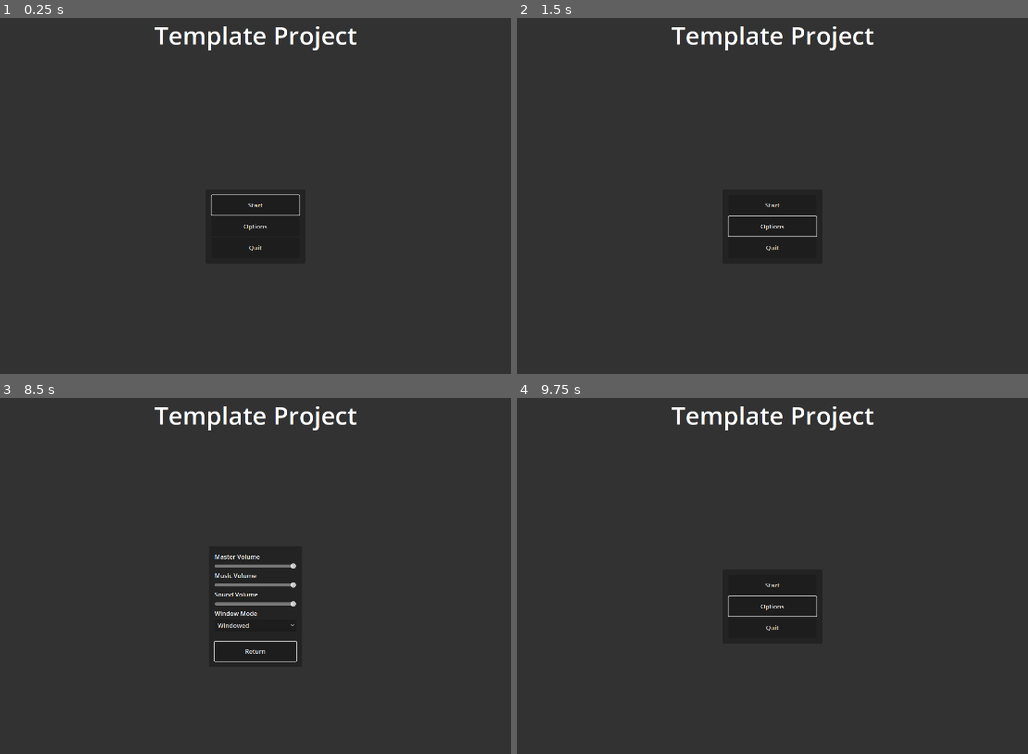
Above: before the commit, frames 1-4 (two rows, left to right).
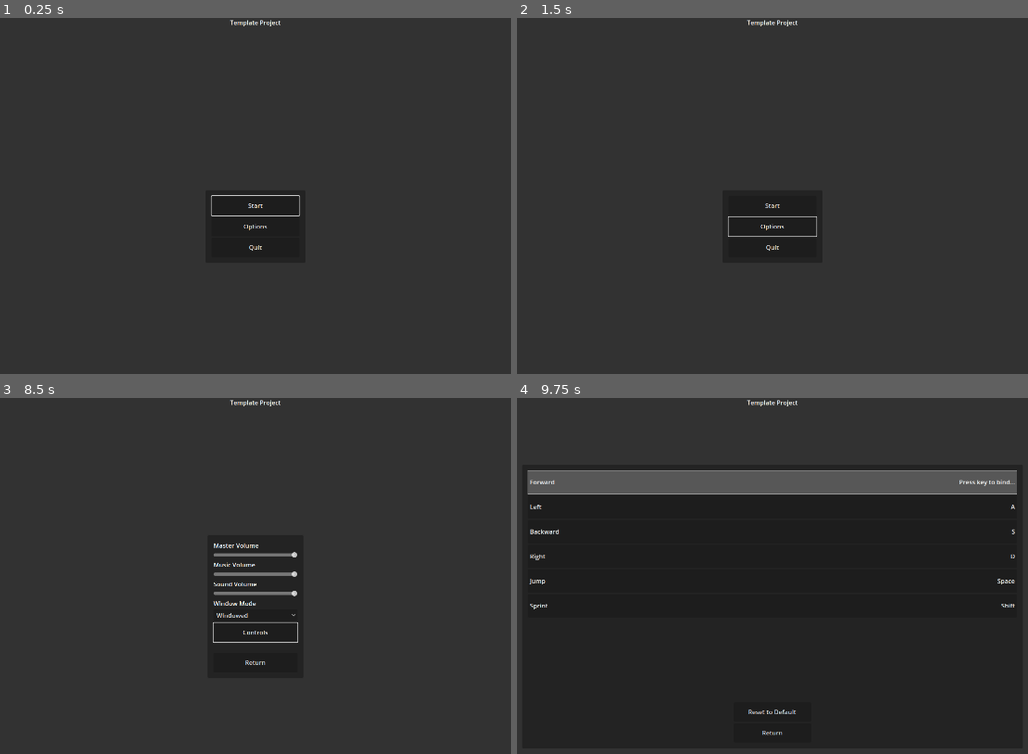
Above: after the commit, the same moments.

Repository: Kidcredible300/template-project
Game: Godot game, scene res://scenes/menu/main_menu.tscn
Same seed, same stepped clock (60 frames per second), same inputs: the game is played once before the commit and once after it.
Inputs (mouse positions are in pixels of both pictures, inside the frame that each line leads up to):
- Up to frame 1 (0.25 s): no input
- Up to frame 2 (1.5 s): click "Options" at 0.5 s; click "Return" at 1.25 s
- Up to frame 3 (8.5 s): click "Start" at 2 s; click "Start" at 2.75 s; tap Enter at 3.5, 5, 6.5 s; move the mouse to (419, 586) at 3.52 s; hold D (right) 3.53-4.28 s; hold W (foward, bound only before the commit) 3.53-4.28 s; click (419, 586) at 3.67 s; tap Space (jump) at 3.77, 4.07, 4.25, 4.52, 4.55, 4.82, 5.1, 5.75, 6.02, 6.32, 6.77, 6.8, 7.07, 7.25, 7.52, 7.82 s; tap Shift (sprint) at 3.8, 4.35, 6.05, 6.6, 8.1 s; move the mouse to (107, 625) at 4.27 s; hold S (backward) 4.28-5.03 s; click (107, 625) at 4.42 s; move the mouse to (327, 515) at 5.02 s; hold W (foward, bound only before the commit) 5.03-5.78 s; hold D (right) 5.03-6.53 s; click (327, 515) at 5.17 s; move the mouse to (219, 689) at 5.77 s; tap W (foward, bound only before the commit) at 5.85, 7.35 s; click (219, 689) at 5.92 s; move the mouse to (475, 668) at 6.52 s; hold A (left) 6.53-8.03 s; click (475, 668) at 6.67 s; move the mouse to (35, 543) at 7.27 s; click (35, 543) at 7.42 s; move the mouse to (291, 608) at 8.02 s; hold S (backward) from 8.03 s (still down); click (291, 608) at 8.17 s
- Up to frame 4 (9.75 s): release S (backward) at 8.75 s; click "Return" (after the commit: "Controls") at 8.75 s; click (772, 483) at 9.52 s

The runs differ from the first frame. In frame 1, 1.2% of the frame differs, in the area x 30-70%, y 0-66%; in frame 2, 1.1%; in frame 3, 2.6%; in frame 4, 7.9%, in the area x 1-98%, y 0-95%.

Commit message:
Added options for changing controller bindings. Made the volume bars use the correct values relative to the set_volume_linear() function.

Diff:
--- a/project.godot
+++ b/project.godot
@@ -43,7 +43,7 @@
 , Object(InputEventJoypadButton,"resource_local_to_scene":false,"resource_name":"","device":-1,"button_index":0,"pressure":0.0,"pressed":true,"script":null)
 ]
 }
-foward={
+forward={
 "deadzone": 0.2,
 "events": [Object(InputEventKey,"resource_local_to_scene":false,"resource_name":"","device":-1,"window_id":0,"alt_press …(192 unchanged characters)…
 , Object(InputEventJoypadMotion,"resource_local_to_scene":false,"resource_name":"","device":-1,"axis":1,"axis_value":-1.0,"script":null)
@@ -79,30 +79,6 @@
 , Object(InputEventJoypadButton,"resource_local_to_scene":false,"resource_name":"","device":-1,"button_index":7,"pressure":0.0,"pressed":true,"script":null)
 ]
 }
-arrow_up={
-"deadzone": 0.2,
-"events": [Object(InputEventKey,"resource_local_to_scene":false,"resource_name":"","device":-1,"window_id":0,"alt_pressed":false,"shift_pressed":false,"ctrl_pressed":false,"meta_pressed":false,"pressed":false,"keycode":0,"physical_keycode":4194320,"key_label":0,"unicode":0,"location":0,"echo":false,"script":null)
-, Object(InputEventJoypadButton,"resource_local_to_scene":false,"resource_name":"","device":-1,"button_index":11,"pressure":0.0,"pressed":true,"script":null)
-]
-}
-arrow_left={
-"deadzone": 0.2,
-"events": [Object(InputEventKey,"resource_local_to_scene":false,"resource_name":"","device":-1,"window_id":0,"alt_pressed":false,"shift_pressed":false,"ctrl_pressed":false,"meta_pressed":false,"pressed":false,"keycode":0,"physical_keycode":4194319,"key_label":0,"unicode":0,"location":0,"echo":false,"script":null)
-, Object(InputEventJoypadButton,"resource_local_to_scene":false,"resource_name":"","device":-1,"button_index":13,"pressure":0.0,"pressed":true,"script":null)
-]
-}
-arrow_down={
-"deadzone": 0.2,
-"events": [Object(InputEventKey,"resource_local_to_scene":false,"resource_name":"","device":-1,"window_id":0,"alt_pressed":false,"shift_pressed":false,"ctrl_pressed":false,"meta_pressed":false,"pressed":false,"keycode":0,"physical_keycode":4194322,"key_label":0,"unicode":0,"location":0,"echo":false,"script":null)
-, Object(InputEventJoypadButton,"resource_local_to_scene":false,"resource_name":"","device":-1,"button_index":12,"pressure":0.0,"pressed":true,"script":null)
-]
-}
-arrow_right={
-"deadzone": 0.2,
-"events": [Object(InputEventKey,"resource_local_to_scene":false,"resource_name":"","device":-1,"window_id":0,"alt_pressed":false,"shift_pressed":false,"ctrl_pressed":false,"meta_pressed":false,"pressed":false,"keycode":0,"physical_keycode":4194321,"key_label":0,"unicode":0,"location":0,"echo":false,"script":null)
-, Object(InputEventJoypadButton,"resource_local_to_scene":false,"resource_name":"","device":-1,"button_index":14,"pressure":0.0,"pressed":true,"script":null)
-]
-}
 look_up={
 "deadzone": 0.2,
 "events": [Object(InputEventJoypadMotion,"resource_local_to_scene":false,"resource_name":"","device":-1,"axis":3,"axis_value":-1.0,"script":null)
--- /dev/null
+++ b/scenes/menu/input_button.tscn
@@ -0,0 +1,56 @@
+[gd_scene load_steps=4 format=3 uid="uid://dmbj76wrge7ti"]
+
+[ext_resource type="Theme" uid="uid://cegyp5c4jrryo" path="res://miscellaneous/Theme.tres" id="1_nsjl2"]
+
+[sub_resource type="StyleBoxFlat" id="StyleBoxFlat_nsjl2"]
+bg_color = Color(0.340879, 0.340879, 0.340879, 1)
+
+[sub_resource type="GDScript" id="GDScript_ynlnw"]
+
+[node name="Input Button" type="Button"]
+custom_minimum_size = Vector2(0, 60)
+anchors_preset = 10
+anchor_right = 1.0
+offset_bottom = 8.0
+grow_horizontal = 2
+theme = ExtResource("1_nsjl2")
+theme_override_styles/hover = SubResource("StyleBoxFlat_nsjl2")
+theme_override_styles/pressed = SubResource("StyleBoxFlat_nsjl2")
+script = SubResource("GDScript_ynlnw")
+
+[node name="MarginContainer" type="MarginContainer" parent="."]
+layout_mode = 1
+anchors_preset = 15
+anchor_right = 1.0
+anchor_bottom = 1.0
+grow_horizontal = 2
+grow_vertical = 2
+theme = ExtResource("1_nsjl2")
+theme_override_constants/margin_left = 5
+theme_override_constants/margin_top = 5
+theme_override_constants/margin_right = 5
+theme_override_constants/margin_bottom = 5
+
+[node name="HBoxContainer" type="HBoxContainer" parent="MarginContainer"]
+layout_mode = 2
+theme = ExtResource("1_nsjl2")
+
+[node name="Label Action" type="Label" parent="MarginContainer/HBoxContainer"]
+layout_mode = 2
+mouse_filter = 1
+theme = ExtResource("1_nsjl2")
+text = "Action Name"
+vertical_alignment = 1
+
+[node name="Control" type="Control" parent="MarginContainer/HBoxContainer"]
+layout_mode = 2
+size_flags_horizontal = 3
+mouse_filter = 1
+theme = ExtResource("1_nsjl2")
+
+[node name="Label Input" type="Label" parent="MarginContainer/HBoxContainer"]
+layout_mode = 2
+mouse_filter = 1
+theme = ExtResource("1_nsjl2")
+text = "Input Key"
+vertical_alignment = 1
--- a/scenes/menu/main_menu.tscn
+++ b/scenes/menu/main_menu.tscn
@@ -7,9 +7,7 @@
 [ext_resource type="Script" uid="uid://ubj8sdpc3djb" path="res://scripts/menu/quit_button.gd" id="4_qgo02"]
 [ext_resource type="Script" uid="uid://jt4vd5nu2fgj" path="res://scripts/menu/volume_bar.gd" id="6_isoef"]
 [ext_resource type="Script" uid="uid://c1da0c2oukwk8" path="res://scripts/menu/fullscreen.gd" id="7_qgo02"]
-
-[sub_resource type="LabelSettings" id="LabelSettings_s51c5"]
-font_size = 64
+[ext_resource type="Script" uid="uid://buiuhfgubvqiu" path="res://scripts/menu/input_settings.gd" id="8_vovv2"]
 
 [node name="Main Menu" type="Control"]
 layout_mode = 3
@@ -35,42 +33,37 @@
 anchors_preset = 5
 anchor_left = 0.5
 anchor_right = 0.5
-offset_left = -197.0
-offset_right = 197.0
-offset_bottom = 67.0
+offset_left = -66.0
+offset_right = 66.0
+offset_bottom = 23.0
 grow_horizontal = 2
 theme = ExtResource("1_xn6kt")
 text = "Template Project"
-label_settings = SubResource("LabelSettings_s51c5")
 horizontal_alignment = 1
 
 [node name="UI" type="CanvasLayer" parent="."]
 
-[node name="Normal" type="Panel" parent="UI"]
+[node name="Normal" type="PanelContainer" parent="UI"]
 anchors_preset = 8
 anchor_left = 0.5
 anchor_top = 0.5
 anchor_right = 0.5
 anchor_bottom = 0.5
 offset_left = -129.0
-offset_top = -96.0
+offset_top = -94.0
 offset_right = 129.0
-offset_bottom = 96.0
+offset_bottom = 94.0
 grow_horizontal = 2
 grow_vertical = 2
 theme = ExtResource("1_xn6kt")
 
 [node name="MarginContainer" type="MarginContainer" parent="UI/Normal"]
-layout_mode = 1
-anchors_preset = 15
-anchor_right = 1.0
-anchor_bottom = 1.0
-grow_horizontal = 2
-grow_vertical = 2
+layout_mode = 2
 theme = ExtResource("1_xn6kt")
 
 [node name="Normal Buttons" type="VBoxContainer" parent="UI/Normal/MarginContainer" node_paths=PackedStringArray("first_element")]
 layout_mode = 2
+theme = ExtResource("1_xn6kt")
 script = ExtResource("1_hj162")
 first_element = NodePath("Options Button")
 
@@ -105,34 +98,30 @@
 text = "Quit"
 script = ExtResource("4_qgo02")
 
-[node name="Options" type="Panel" parent="UI"]
+[node name="Options" type="PanelContainer" parent="UI"]
 visible = false
 anchors_preset = 8
 anchor_left = 0.5
 anchor_top = 0.5
 anchor_right = 0.5
 anchor_bottom = 0.5
-offset_left = -121.0
-offset_top = -156.0
-offset_right = 121.0
-offset_bottom = 156.0
+offset_left = -124.0
+offset_top = -185.0
+offset_right = 124.0
+offset_bottom = 185.0
 grow_horizontal = 2
 grow_vertical = 2
 theme = ExtResource("1_xn6kt")
 
 [node name="MarginContainer" type="MarginContainer" parent="UI/Options"]
-layout_mode = 1
-anchors_preset = 15
-anchor_right = 1.0
-anchor_bottom = 1.0
-grow_horizontal = 2
-grow_vertical = 2
+layout_mode = 2
 theme = ExtResource("1_xn6kt")
 
 [node name="Options Buttons" type="VBoxContainer" parent="UI/Options/MarginContainer" node_paths=PackedStringArray("first_element")]
 layout_mode = 2
+theme = ExtResource("1_xn6kt")
 script = ExtResource("1_hj162")
-first_element = NodePath("Return Button")
+first_element = NodePath("Controls Button")
 
 [node name="Master Label" type="Label" parent="UI/Options/MarginContainer/Options Buttons"]
 layout_mode = 2
@@ -208,11 +197,22 @@
 popup/item_2/id = 2
 script = ExtResource("7_qgo02")
 
+[node name="Controls Button" type="Button" parent="UI/Options/MarginContainer/Options Buttons" node_paths=PackedStringArray("to_hide", "to_show")]
+custom_minimum_size = Vector2(200, 50)
+layout_mode = 2
+size_flags_vertical = 6
+theme = ExtResource("1_xn6kt")
+text = "Controls"
+script = ExtResource("3_isoef")
+to_hide = NodePath("../../..")
+to_show = NodePath("../../../../Controls")
+
 [node name="Spacer" type="Control" parent="UI/Options/MarginContainer/Options Buttons"]
 layout_mode = 2
 size_flags_vertical = 3
-
-[node name="Return Button" type="Button" parent="UI/Options/MarginContainer/Options Buttons" node_paths=PackedStringArray("to_hide", "to_show")]
+theme = ExtResource("1_xn6kt")
+
+[node name="Return Button2" type="Button" parent="UI/Options/MarginContainer/Options Buttons" node_paths=PackedStringArray("to_hide", "to_show")]
 custom_minimum_size = Vector2(200, 50)
 layout_mode = 2
 size_flags_vertical = 6
@@ -221,6 +221,59 @@
 script = ExtResource("3_isoef")
 to_hide = NodePath("../../..")
 to_show = NodePath("../../../../Normal")
+
+[node name="Controls" type="PanelContainer" parent="UI"]
+visible = false
+anchors_preset = 8
+anchor_left = 0.5
+anchor_top = 0.5
+anchor_right = 0.5
+anchor_bottom = 0.5
+offset_left = -649.0
+offset_top = -367.0
+offset_right = 649.0
+offset_bottom = 367.0
+grow_horizontal = 2
+grow_vertical = 2
+theme = ExtResource("1_xn6kt")
+script = ExtResource("8_vovv2")
+
+[node name="MarginContainer" type="MarginContainer" parent="UI/Controls"]
+layout_mode = 2
+theme = ExtResource("1_xn6kt")
+
+[node name="VBoxContainer" type="VBoxContainer" parent="UI/Controls/MarginContainer"]
+layout_mode = 2
+theme = ExtResource("1_xn6kt")
+
+[node name="ScrollContainer" type="ScrollContainer" parent="UI/Controls/MarginContainer/VBoxContainer"]
+layout_mode = 2
+size_flags_vertical = 3
+theme = ExtResource("1_xn6kt")
+
+[node name="Action List" type="VBoxContainer" parent="UI/Controls/MarginContainer/VBoxContainer/ScrollContainer"]
+layout_mode = 2
+size_flags_horizontal = 3
+theme = ExtResource("1_xn6kt")
+
+[node name="Reset Button" type="Button" parent="UI/Controls/MarginContainer/VBoxContainer"]
+custom_minimum_size = Vector2(200, 50)
+layout_mode = 2
+size_flags_horizontal = 4
+size_flags_vertical = 4
+theme = ExtResource("1_xn6kt")
+text = "Reset to Default"
+
+[node name="Return Button2" type="Button" parent="UI/Controls/MarginContainer/VBoxContainer" node_paths=PackedStringArray("to_hide", "to_show")]
+custom_minimum_size = Vector2(200, 50)
+layout_mode = 2
+size_flags_horizontal = 4
+size_flags_vertical = 4
+theme = ExtResource("1_xn6kt")
+text = "Return"
+script = ExtResource("3_isoef")
+to_hide = NodePath("../../..")
+to_show = NodePath("../../../../Options")
 
 [connection signal="visibility_changed" from="UI/Normal/MarginContainer/Normal Buttons" to="UI/Normal/MarginContainer/Normal Buttons" method="_on_visibility_changed"]
 [connection signal="pressed" from="UI/Normal/MarginContainer/Normal Buttons/Start Button" to="UI/Normal/MarginContainer/Normal Buttons/Start Button" method="_on_pressed"]
@@ -231,4 +284,7 @@
 [connection signal="value_changed" from="UI/Options/MarginContainer/Options Buttons/Music Volume" to="UI/Options/MarginContainer/Options Buttons/Music Volume" method="_on_value_changed"]
 [connection signal="value_changed" from="UI/Options/MarginContainer/Options Buttons/Sound Volume" to="UI/Options/MarginContainer/Options Buttons/Sound Volume" method="_on_value_changed"]
 [connection signal="item_selected" from="UI/Options/MarginContainer/Options Buttons/Fullscreen" to="UI/Options/MarginContainer/Options Buttons/Fullscreen" method="_on_item_selected"]
-[connection signal="pressed" from="UI/Options/MarginContainer/Options Buttons/Return Button" to="UI/Options/MarginContainer/Options Buttons/Return Button" method="_on_pressed"]
+[connection signal="pressed" from="UI/Options/MarginContainer/Options Buttons/Controls Button" to="UI/Options/MarginContainer/Options Buttons/Controls Button" method="_on_pressed"]
+[connection signal="pressed" from="UI/Options/MarginContainer/Options Buttons/Return Button2" to="UI/Options/MarginContainer/Options Buttons/Return Button2" method="_on_pressed"]
+[connection signal="pressed" from="UI/Controls/MarginContainer/VBoxContainer/Reset Button" to="UI/Controls" method="_on_reset_button_pressed"]
+[connection signal="pressed" from="UI/Controls/MarginContainer/VBoxContainer/Return Button2" to="UI/Controls/MarginContainer/VBoxContainer/Return Button2" method="_on_pressed"]
--- a/scripts/menu/global_settings.gd
+++ b/scripts/menu/global_settings.gd
@@ -1,8 +1,8 @@
 extends Node
 
-var master_vol : float = 100
-var music_vol : float = 100
-var sound_vol : float = 100
+var master_vol : float = 1
+var music_vol : float = 1
+var sound_vol : float = 1
 
 
 func get_volume(channel : String) -> float:
--- /dev/null
+++ b/scripts/menu/input_settings.gd
@@ -0,0 +1,119 @@
+extends PanelContainer
+
+@export var input_set : int = 0
+@export var keyboard_sets : Array[int] = [0]
+@export var gamepad_sets : Array[int] = [1]
+@export var inputs : Array[String] = ["forward", "left", "backward", "right", "jump", "sprint"]
+
+var input_dict : Dictionary
+
+var is_remapping : bool = false
+var action_to_remap = null
+var remapping_button = null
+
+@onready var input_button : PackedScene = preload("res://scenes/menu/input_button.tscn")
+@onready var action_list = $"MarginContainer/VBoxContainer/ScrollContainer/Action List"
+
+func _ready() -> void:
+	_make_input_dictionary()
+	_create_action_list()
+
+
+func _make_input_dictionary() -> void:
+	for input : String in inputs:
+		var fancy : String = input
+		input[0] = input[0].to_upper()
+		for i in input.length():
+			var char : String = input[i]
+			if char == "_":
+				input[i] = " "
+				if i+1 < input.length():
+					input[i+1] = input[i+1].to_upper()
+		input_dict[fancy] = input
+
+
+func _input(event: InputEvent) -> void:
+	if is_remapping and event.get_class() in ["InputEventKey", "InputEventMouseButton"] and input_set in keyboard_sets:
+		_remap(event)
+	if is_remapping and event.get_class() in ["InputEventJoypadButton", "InputEventJoypadMotion"] and input_set in keyboard_sets:
+		_remap(event)
+
+
+func _remap(event : InputEvent) -> void:
+	# Avoid double clicks
+	if event is InputEventMouseButton and event.double_click:
+		event.double_click = false
+	var events : Array = InputMap.action_get_events(action_to_remap)
+	InputMap.action_erase_events(action_to_remap)
+	for i : int in range(events.size()):
+		if i == input_set:
+			InputMap.action_add_event(action_to_remap, event)
+		else:
+			InputMap.action_add_event(action_to_remap, events[i])
+	events = InputMap.action_get_events(action_to_remap)
+	remapping_button.find_child("Label Input").text = _fix_input_name(events[input_set].as_text())
+
+	is_remapping = false
+	action_to_remap = null
+	remapping_button = null
+
+	accept_event()
+
+
+func _create_action_list() -> void:
+	InputMap.load_from_project_settings()
+	for item in action_list.get_children():
+		item.queue_free()
+
+	for action in input_dict:
+		var button : Button = input_button.instantiate()
+		var action_text : Label = button.find_child("Label Action")
+		var input_text : Label = button.find_child("Label Input")
+		action_text.text = input_dict[action]
+		var events = InputMap.action_get_events(action)
+		if events.size() > 0:
+			input_text.text = _fix_input_name(events[input_set].as_text())
+		else:
+			input_text.text = ""
+		action_list.add_child(button)
+		button.pressed.connect(_on_input_button_pressed.bind(button, action))
+
+
+func _on_input_button_pressed(button, action) -> void:
+	if is_remapping:
+		return
+	is_remapping = true
+	action_to_remap = action
+	remapping_button = button
+	if input_set in keyboard_sets:
+		button.find_child("Label Input").text = "Press key to bind..."
+	elif input_set in gamepad_sets:
+		button.find_child("Label Input").text = "Press button to bind..."
+	else:
+		button.find_child("Label Input").text = "Press to bind..."
+
+
+func _fix_input_name(input : String) -> String:
+	if input_set in gamepad_sets:
+		var fancy : String
+		if input.contains("Joypad Motion"):
+			var cardinal_directions = {true : {true : " -1 (Up)", false : " 1 (Down)"}, false : {true : "-1 (Left)", false : "1 (Right)"} }
+			fancy += input.substr(input.find("(")+1, input.find("Axis")) + " "
+			fancy += cardinal_directions[input.contains("Y-Axis")][input.contains("-1")]
+		elif input.contains("Joypad Button"):
+			if input.trim_prefix("Joypad Button ").is_valid_int():
+				fancy = input
+			else:
+				fancy += input.substr(input.find("(")+1)
+				fancy = fancy.substr(0, fancy.length()-1)
+		else:
+			fancy = input
+		return fancy
+	elif input_set in keyboard_sets:
+		return input.trim_suffix(" (Physical)")
+	else:
+		return ""
+
+
+func _on_reset_button_pressed() -> void:
+	_create_action_list()
--- a/scripts/menu/volume_bar.gd
+++ b/scripts/menu/volume_bar.gd
@@ -2,12 +2,15 @@
 
 
 @export var bus_name : String
+@export var maximum_volume : float = 100
 @onready var bus : int = AudioServer.get_bus_index(bus_name)
 
 
 func _ready() -> void:
 	AudioServer.set_bus_volume_linear(bus, GlobalSettings.get_volume(bus_name))
 	value = AudioServer.get_bus_volume_linear(bus)
+	max_value = maximum_volume/100
+	step = max_value/100.0
 
 
 func _on_value_changed(val: float) -> void:
Not shown, added: scripts/menu/input_settings.gd.uid
